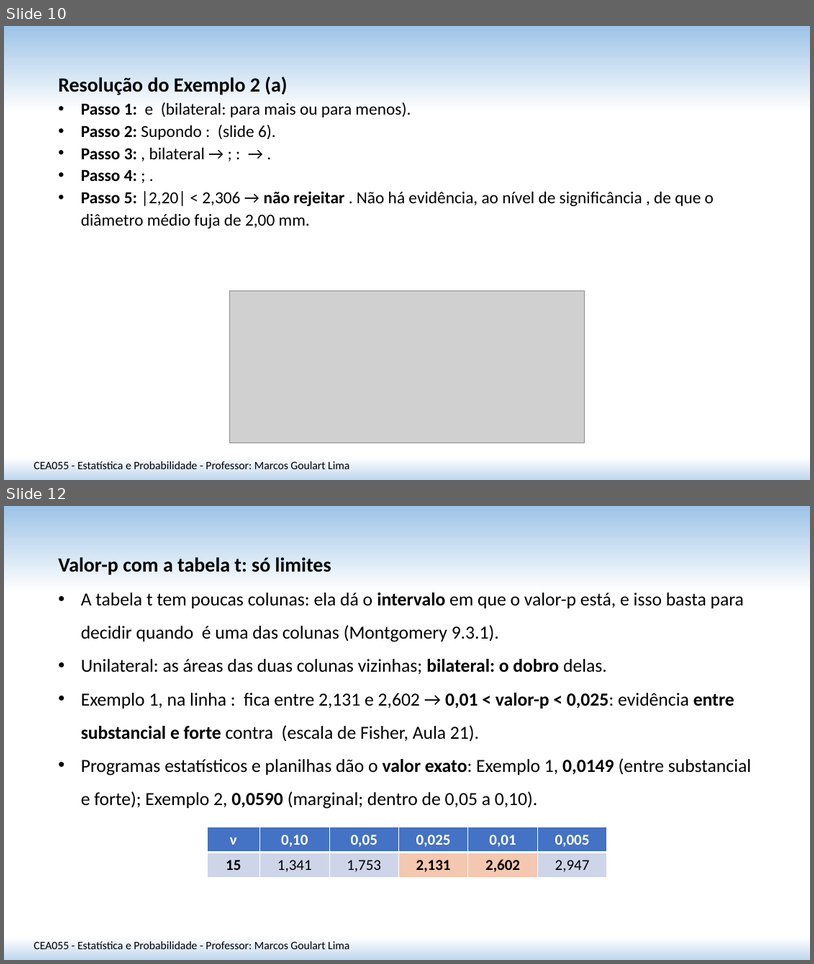
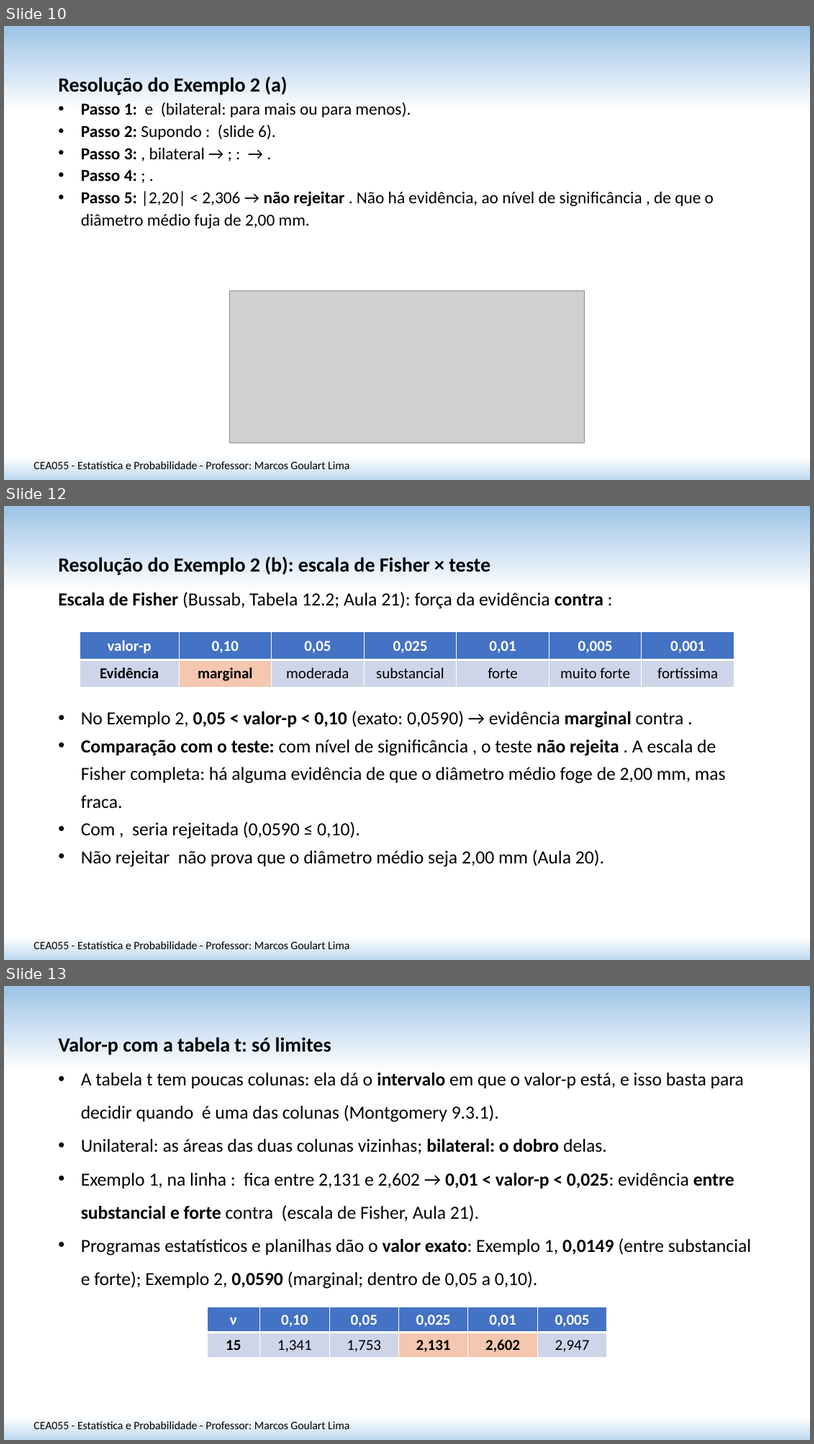
Before and after one commit to matmarcos/minhas-aulas, a slide deck: content/2026-2/cea055-estatistica-probabilidade/22-teste-hipotese-media-var-desconhecida/Aula_22_Teste_Hipotese_Media_Var_Desconhecida_SITE.pptx. Shown one above the other, each under a label of ours: slides 10 and 12 before the commit, slides 10, 12 and 13 after it; the slides between them are not shown. The pictures are 814x964 and 814x1444 pixels, drawn with LibreOffice and Linux fonts; fonts in the diff are those of the drawing; grey boxes stand for pictures. Boxes give left, top, right and bottom in pixels: in the first picture for what was removed or moved away, otherwise in the second. Text is boxed around its words. In the diff, an @@ line names an element or a change of style, - is before the commit and + after.

```diff
--- a/content/2026-2/cea055-estatistica-probabilidade/22-teste-hipotese-media-var-desconhecida/Aula_22_Teste_Hipotese_Media_Var_Desconhecida_SITE.pptx
+++ b/content/2026-2/cea055-estatistica-probabilidade/22-teste-hipotese-media-var-desconhecida/Aula_22_Teste_Hipotese_Media_Var_Desconhecida_SITE.pptx
@@ slide 12 added at box(4, 506, 810, 960), background gradient #9DC3E6 to #FFFFFF to #BDD7EE @@
@@ text added at box(58, 556, 604, 609), 22 pt, text #000000, bold @@
+Resolução do Exemplo 2 (b): escala de Fisher × teste
+Escala de Fisher (Bussab, Tabela 12.2; Aula 21): força da evidência contra :
@@ table added at box(80, 632, 734, 687), 2 rows, 7 columns @@
+valor-p | 0,10 | 0,05 | 0,025 | 0,01 | 0,005 | 0,001
+Evidência | marginal | moderada | substancial | forte | muito forte | fortíssima
@@ text added at box(81, 710, 726, 867), 22 pt, text #000000 @@
+• No Exemplo 2, 0,05 < valor-p < 0,10 (exato: 0,0590) → evidência marginal contra .
+• Comparação com o teste: com nível de significância , o teste não rejeita . A escala de Fisher completa: há alguma evidência de que o diâmetro médio foge de 2,00 mm, mas fraca.
+• Com , seria rejeitada (0,0590 ≤ 0,10).
+• Não rejeitar não prova que o diâmetro médio seja 2,00 mm (Aula 20).
@@ text added at box(34, 941, 350, 949), 13.5 pt, text #000000 @@
+CEA055 - Estatística e Probabilidade - Professor: Marcos Goulart Lima
@@ what was slide 12 is now slide 13 @@
```
Also in this commit, not shown: 1 slide changed, 3 other files.
